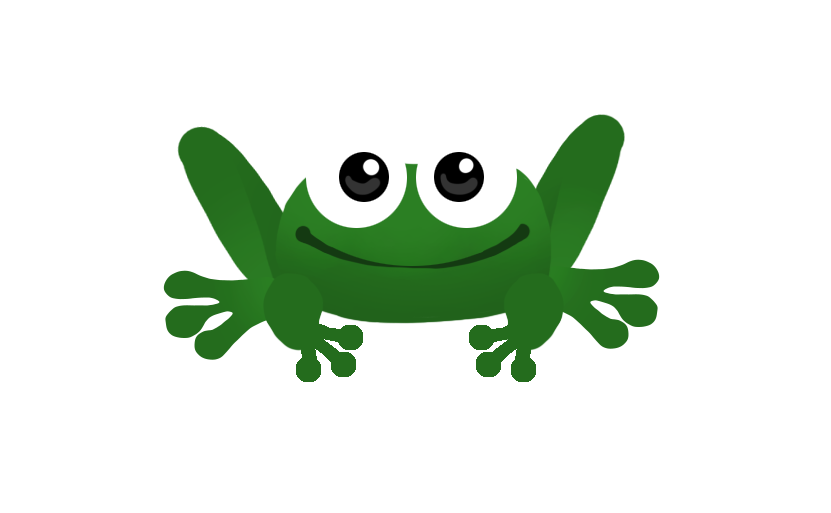
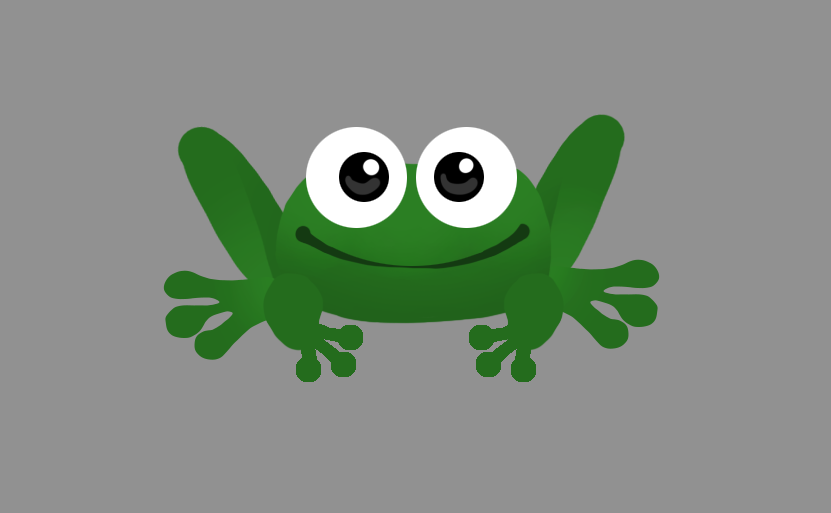
The second 831 × 513 image is a revision of the first. Changes to its layers:
showed "Layer 1" over (x1=0, y1=0, x2=831, y2=513)
